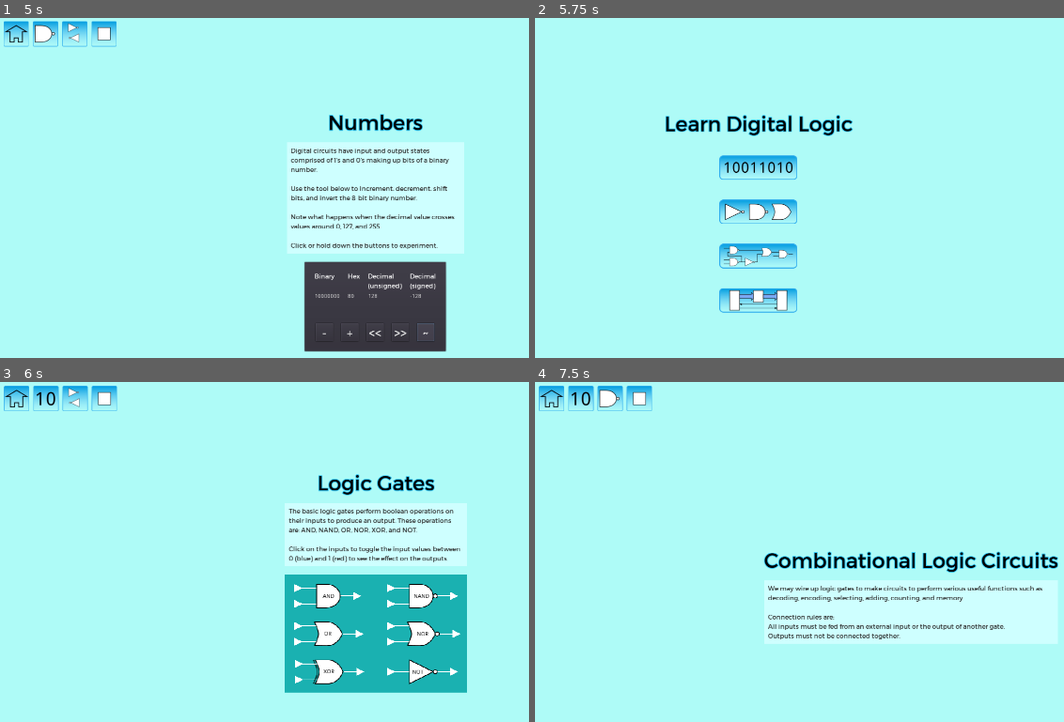
Above: before the commit, frames 1-4 (two rows, left to right).
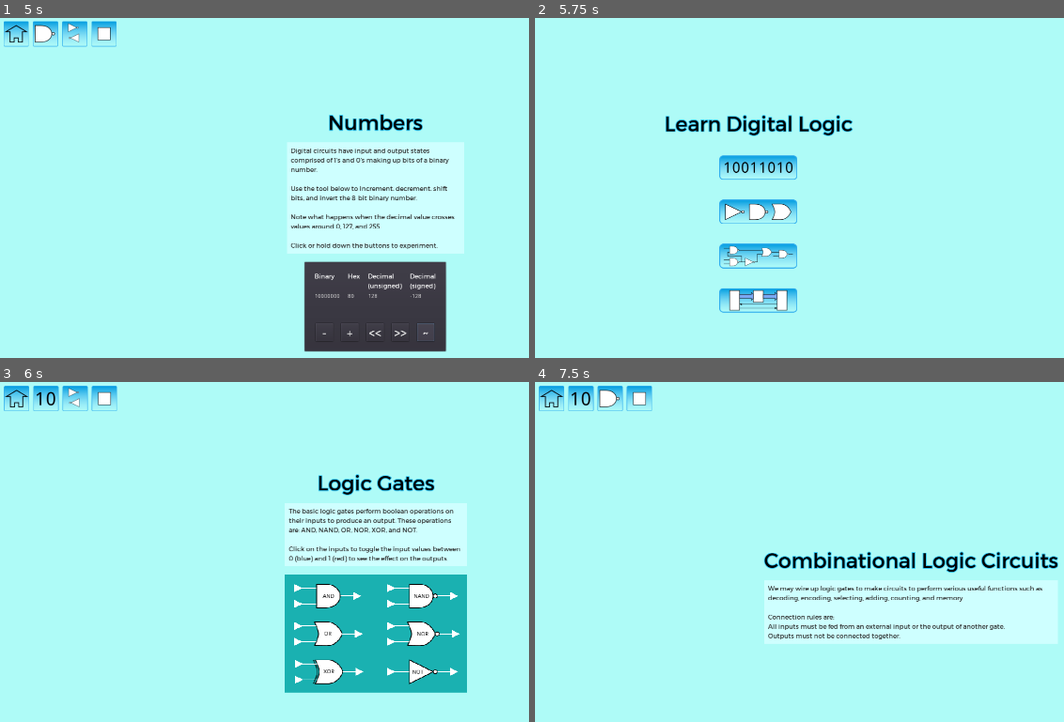
Above: after the commit, the same moments.

Repository: andrew-wilkes/digital-logic
Game: Godot game, scene res://Main.tscn
Same seed, same stepped clock (60 frames per second), same inputs: the game is played once before the commit and once after it.
Inputs (mouse positions are in pixels of both pictures, inside the frame that each line leads up to):
- Up to frame 1 (5 s): click (222, 167) at 0.5 s; click "-" at 1.25 s; click "+" at 2 s; click "<<" at 2.75 s; click ">>" at 3.5 s; click "~" at 4.25 s
- Up to frame 2 (5.75 s): click (550, 35) at 5 s
- Up to frame 3 (6 s): click (222, 575) at 5.75 s
- Up to frame 4 (7.5 s): click (550, 399) at 6.5 s; click (757, 620) at 7.25 s

Frames 1-2 are identical in both runs. In frame 3, less than 0.1% of the frame differs, in the area x 64-88%, y 72-87%; in frame 4, nothing differs.

Commit message:
Fix gap of connecting wire to gate output

Diff:
--- a/game/parts/cOR.tscn
+++ b/game/parts/cOR.tscn
@@ -37,7 +37,7 @@
 position = Vector2( -31, 20 )
 
 [node name="Q" parent="." instance=ExtResource( 2 )]
-position = Vector2( 37, 0 )
+position = Vector2( 35, 0 )
 
 [node name="Area2D" type="Area2D" parent="."]
 
--- a/game/parts/dNOR.tscn
+++ b/game/parts/dNOR.tscn
@@ -35,14 +35,14 @@
 [node name="B" parent="Inputs" instance=ExtResource( 2 )]
 position = Vector2( -36, 20 )
 
-[node name="Q" parent="." instance=ExtResource( 2 )]
-position = Vector2( 42, 0 )
-
 [node name="Area2D" type="Area2D" parent="."]
 
 [node name="CollisionShape2D" type="CollisionShape2D" parent="Area2D"]
 position = Vector2( 3, 0 )
 shape = SubResource( 1 )
+
+[node name="Q" parent="." instance=ExtResource( 2 )]
+position = Vector2( 40, 0 )
 
 [node name="Region" type="ReferenceRect" parent="."]
 margin_left = -50.0
--- a/game/parts/fXOR.tscn
+++ b/game/parts/fXOR.tscn
@@ -36,7 +36,7 @@
 position = Vector2( -29, 20 )
 
 [node name="Q" parent="." instance=ExtResource( 2 )]
-position = Vector2( 39, 0 )
+position = Vector2( 37, 0 )
 
 [node name="Area2D" type="Area2D" parent="."]
 
